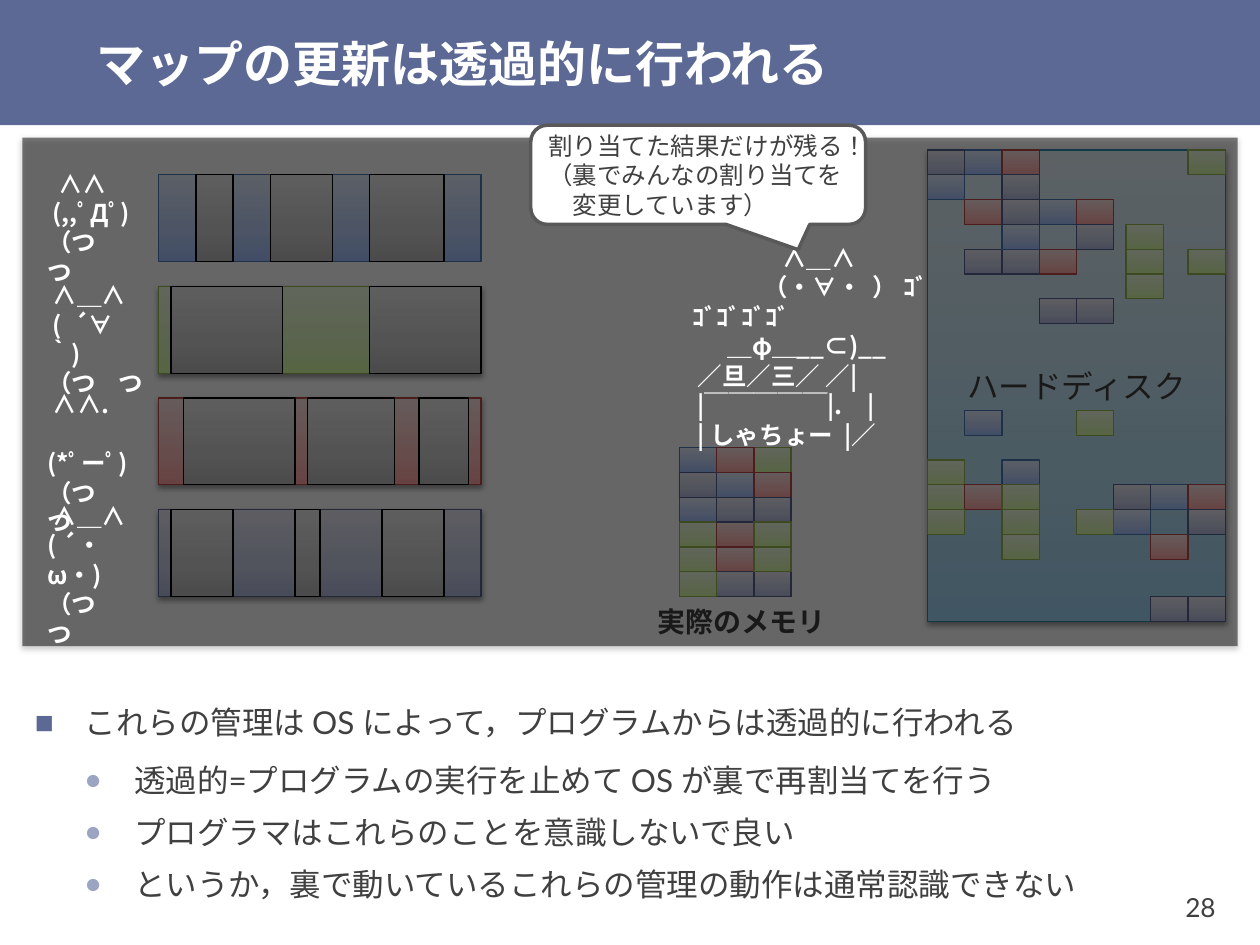
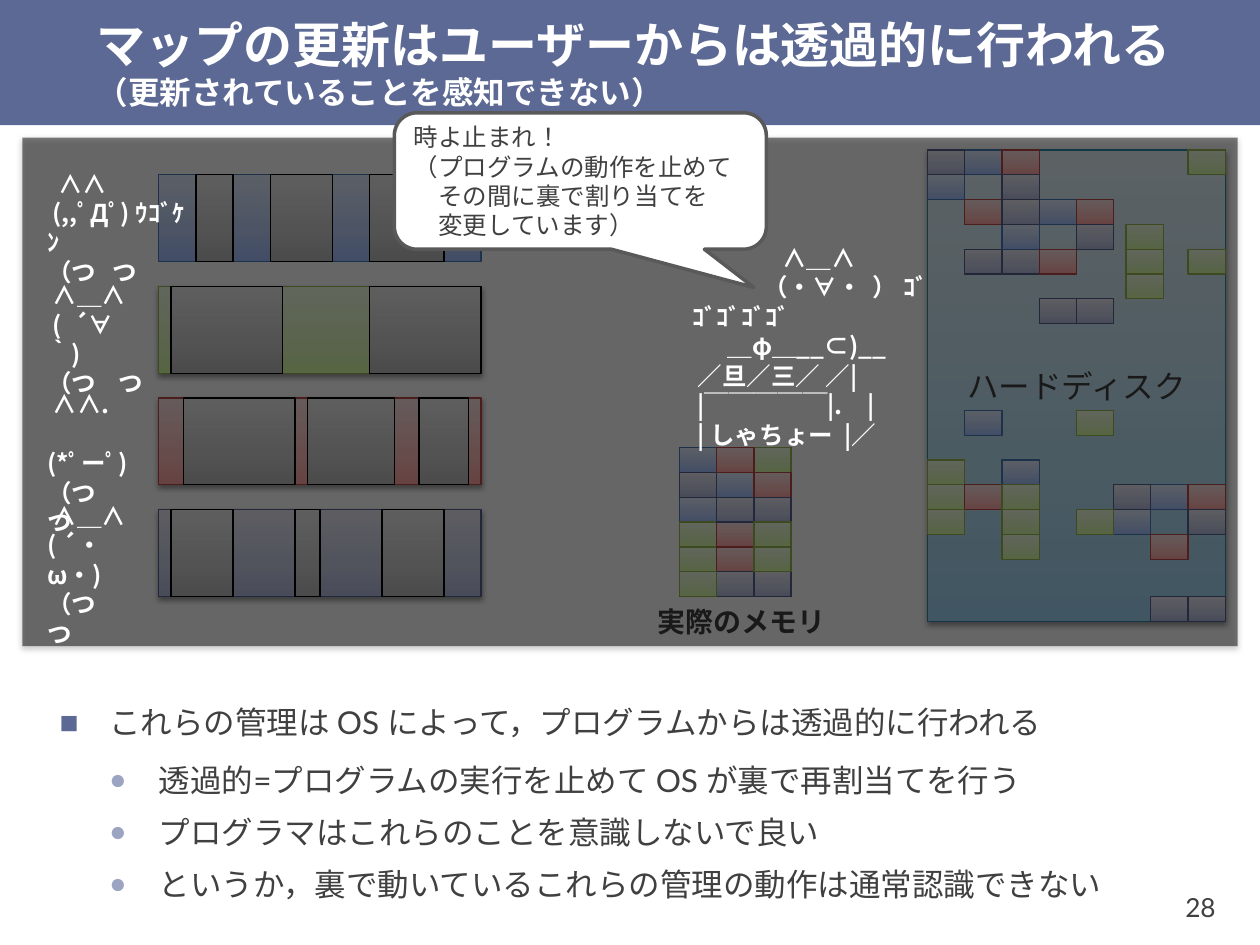
Before and after one commit to shioyadan/otya-computer-architecture-i, a slide deck: slide 28 of cai-shioya-11.pptx. Drawn at 1260x945 pixels with LibreOffice and Linux fonts; fonts in the diff are those of the drawing. Boxes give left, top, right and bottom in pixels: in the first picture for what was removed or moved away, otherwise in the second. Text is boxed around its words. In the diff, an @@ line names an element or a change of style, - is before the commit and + after.

Commit message:
第１１回を更新

```diff
--- a/cai-shioya-11.pptx
+++ b/cai-shioya-11.pptx
@@ title at <box>97,21,1170,113</box>: text changed @@
-マップの更新は透過的に行われる
+マップの更新はユーザーからは透過的に行われる
+（更新されていることを感知できない）
@@ rounded speech box "時よ止まれ！": place and size @@
-rounded speech box "時よ止まれ！" at <box>530,125,866,224</box>
+rounded speech box "時よ止まれ！" at <box>394,113,766,249</box>
@@ rounded speech box "時よ止まれ！" at <box>394,113,766,249</box>: proportions changed @@
@@ text in rounded speech box at <box>414,125,732,236</box>: text changed @@
-割り当てた結果だけが残る！
-（裏でみんなの割り当てを
-変更しています）
+時よ止まれ！
+（プログラムの動作を止めて
+その間に裏で割り当てを
+変更しています）
@@ text at <box>47,197,185,252</box>: text changed @@
-(,,ﾟДﾟ)
+(,,ﾟДﾟ) ｳｺﾞｹﾝ
@@ text "これらの管理は OS によって，プログラムからは透過的に行われる": place and size @@
-text "これらの管理は OS によって，プログラムからは透過的に行われる" at <box>85,707,1076,899</box>
+text "これらの管理は OS によって，プログラムからは透過的に行われる" at <box>109,707,1101,899</box>
```
Also in this commit, not shown: 28 other slides changed, 3 slides added, 15 slides removed, 1 other file.
